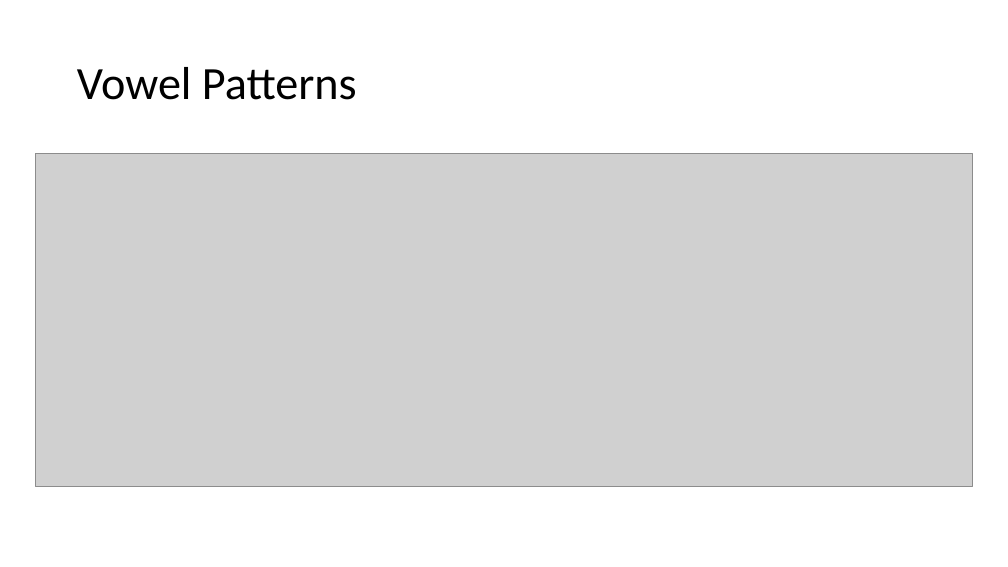
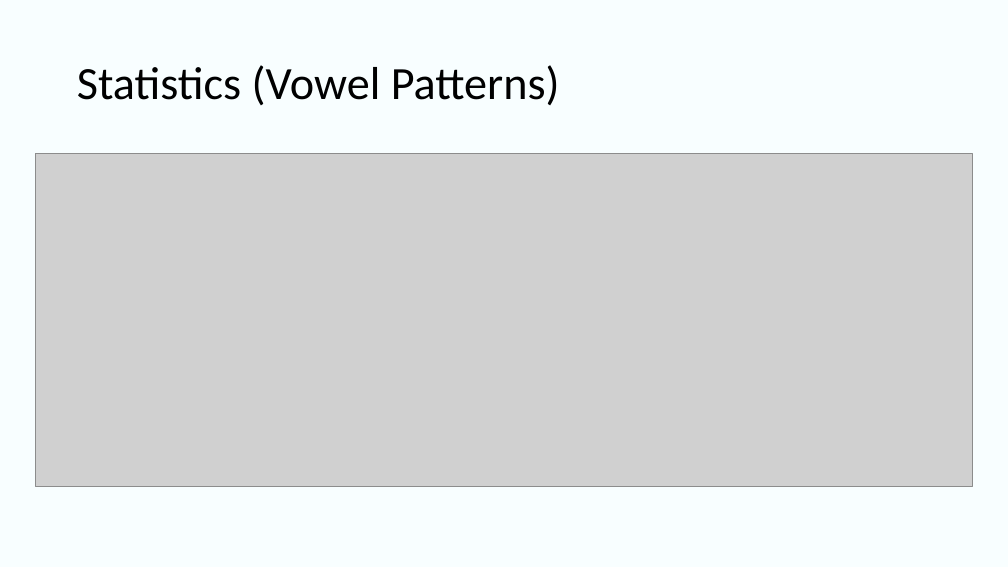
Before and after one commit to UlugbekSalaev/MatchingLetterGame, a slide deck: slide 8 of Presentation.pptx. Drawn at 1008x567 pixels with LibreOffice and Linux fonts; fonts in the diff are those of the drawing; grey boxes stand for pictures. Boxes give left, top, right and bottom in pixels: in the first picture for what was removed or moved away, otherwise in the second. Text is boxed around its words. In the diff, an @@ line names an element or a change of style, - is before the commit and + after.

```diff
--- a/Presentation.pptx
+++ b/Presentation.pptx
@@ background #FFFFFF to #CFFAFF at 14% opacity @@
@@ title at [77, 65, 560, 105]: text changed @@
-Vowel Patterns
+Statistics (Vowel Patterns)
```
Also in this commit, not shown: 15 other slides changed, 3 slides added, 4 other files.
